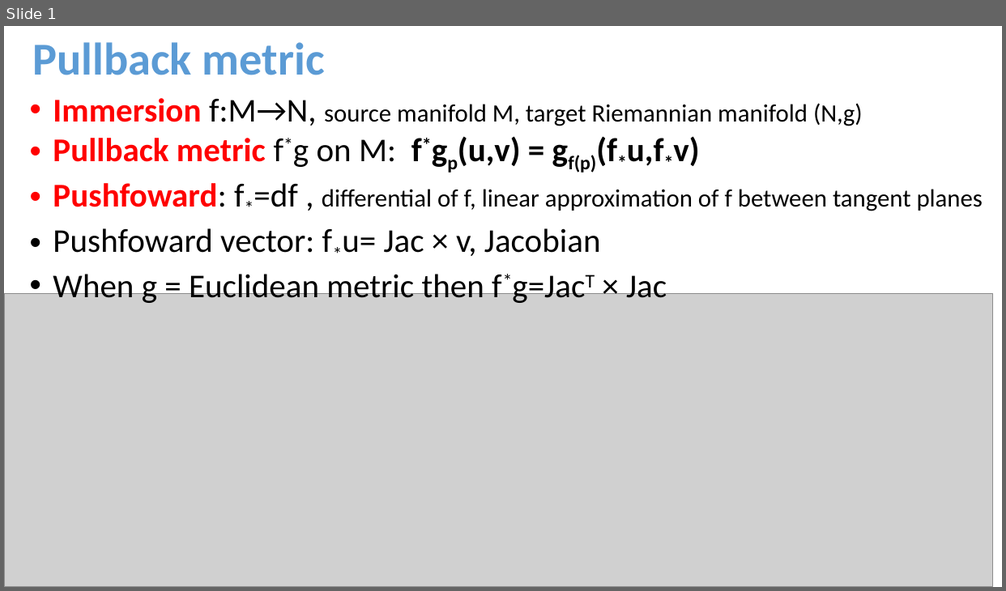
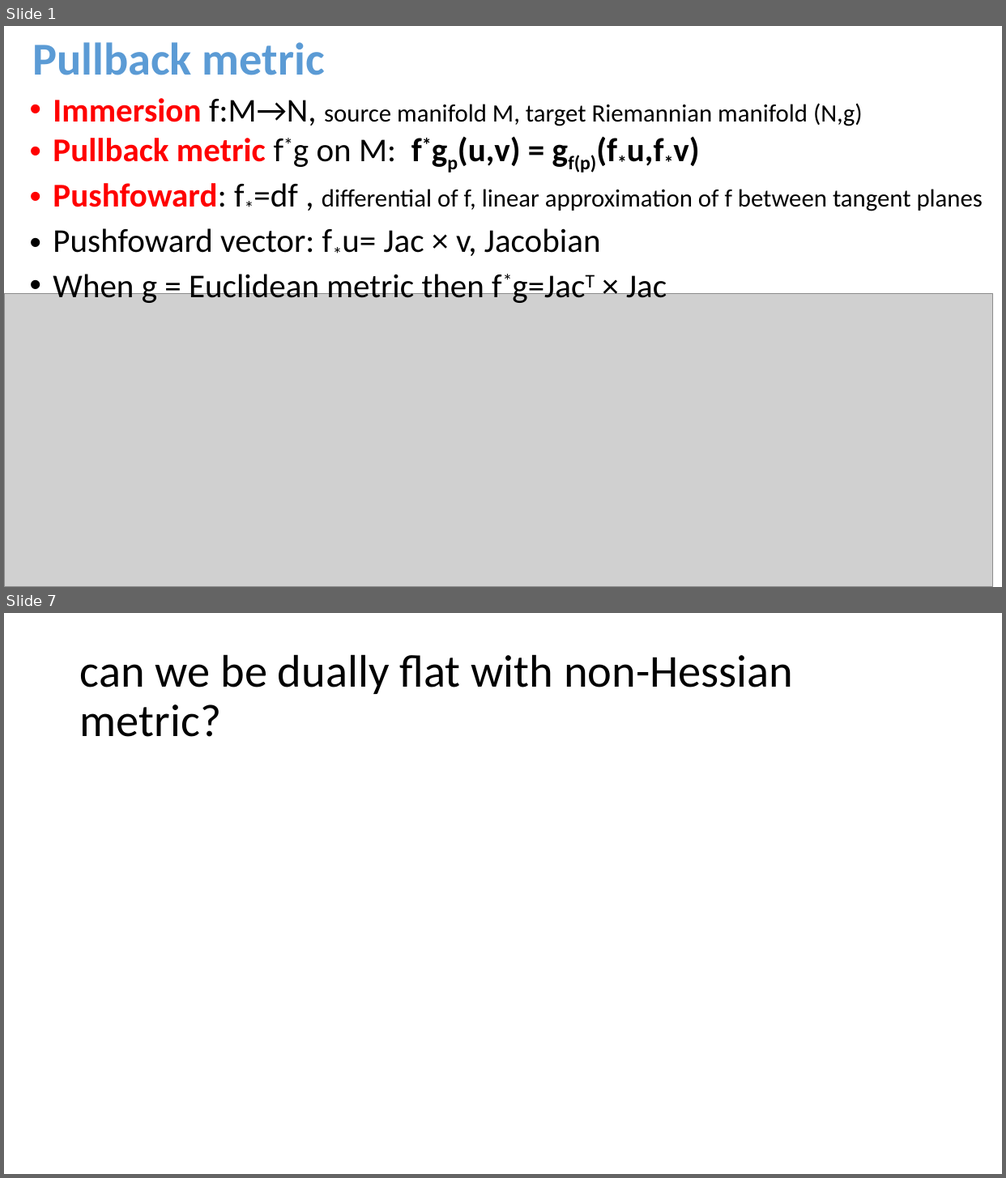
Before and after one commit to FrankNielsen/FrankNielsen.github.io, a slide deck: Cards/Card-DifferentialGeometry-2023.pptx. Shown one above the other, each under a label of ours: slide 1 before the commit, slides 1 and 7 after it; the slides between them are not shown. The pictures are 1006x591 and 1006x1178 pixels, drawn with LibreOffice and Linux fonts; fonts in the diff are those of the drawing; grey boxes stand for pictures. Boxes give left, top, right and bottom in pixels: in the first picture for what was removed or moved away, otherwise in the second. Text is boxed around its words. In the diff, an @@ line names an element or a change of style, - is before the commit and + after.

```diff
--- a/Cards/Card-DifferentialGeometry-2023.pptx
+++ b/Cards/Card-DifferentialGeometry-2023.pptx
@@ slide 7 added at <box>4,613,1002,1174</box>, background #FFFFFF @@
@@ title added at <box>80,654,793,737</box>, 44 pt, text #000000 @@
+can we be dually flat with non-Hessian metric?
```
Also in this commit, not shown: 6 other slides added, 36 other files.
